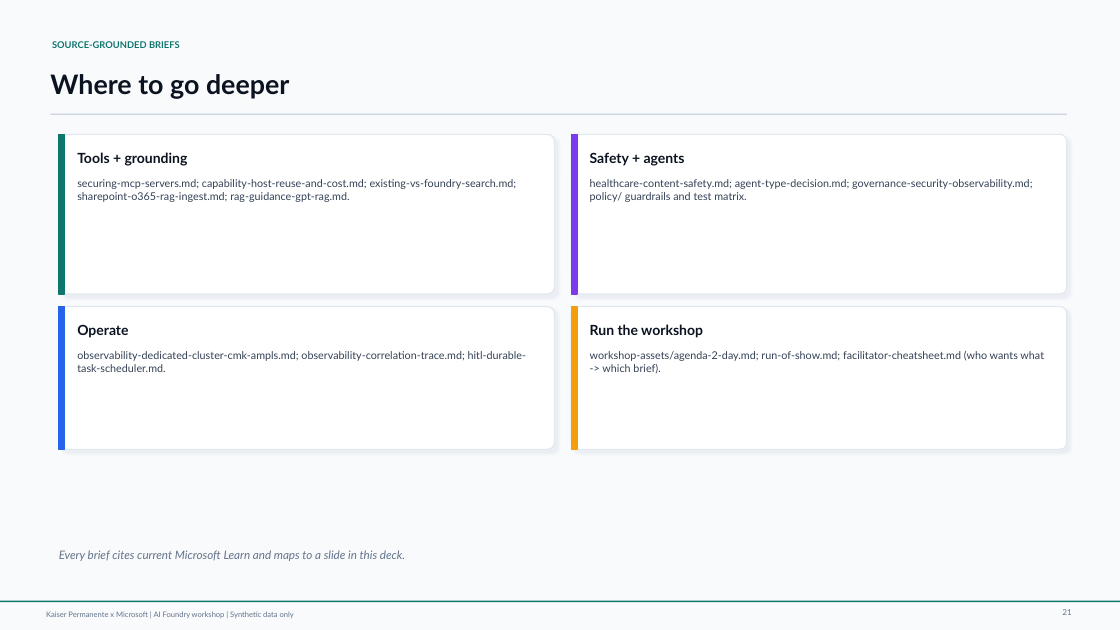
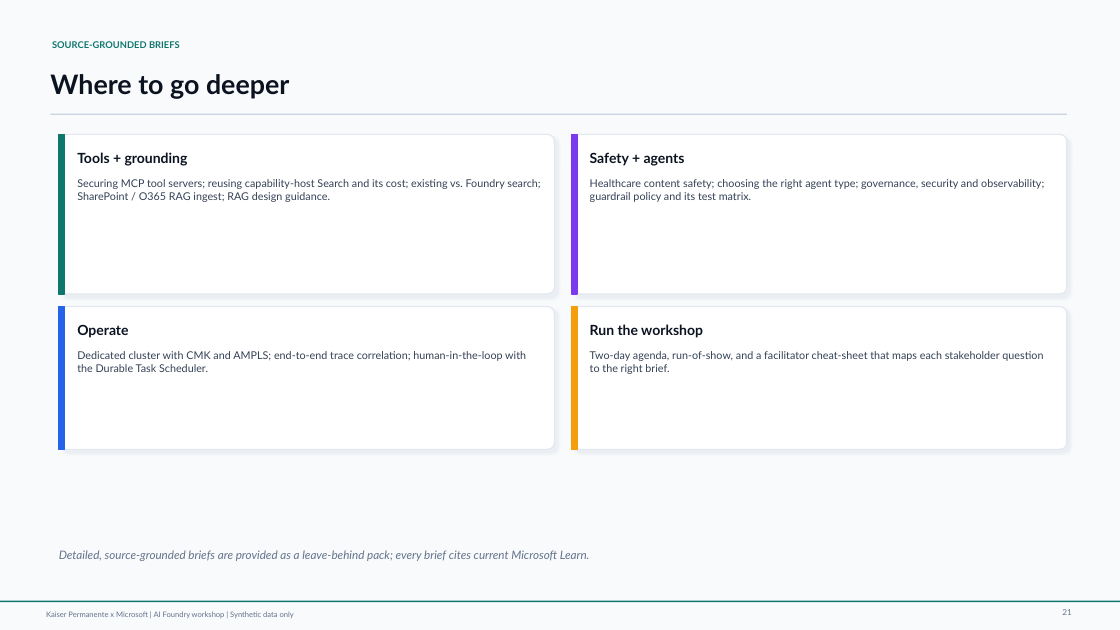
Before and after one commit to clekkas/governed-agents-workshop, a slide deck: slide 21 of workshop-assets/kaiser-consolidated-customer-deck.pptx. Drawn at 1120x630 pixels with LibreOffice and Linux fonts; fonts in the diff are those of the drawing. Boxes give left, top, right and bottom in pixels: in the first picture for what was removed or moved away, otherwise in the second. Text is boxed around its words. In the diff, an @@ line names an element or a change of style, - is before the commit and + after.

```diff
--- a/workshop-assets/kaiser-consolidated-customer-deck.pptx
+++ b/workshop-assets/kaiser-consolidated-customer-deck.pptx
@@ text at box(77, 179, 540, 202): text changed @@
-securing-mcp-servers.md; capability-host-reuse-and-cost.md; existing-vs-foundry-search.md; sharepoint-o365-rag-ingest.md; rag-guidance-gpt-rag.md.
+Securing MCP tool servers; reusing capability-host Search and its cost; existing vs. Foundry search; SharePoint / O365 RAG ingest; RAG design guidance.
@@ text at box(590, 179, 1044, 202): text changed @@
-healthcare-content-safety.md; agent-type-decision.md; governance-security-observability.md; policy/ guardrails and test matrix.
+Healthcare content safety; choosing the right agent type; governance, security and observability; guardrail policy and its test matrix.
@@ text at box(77, 351, 526, 372): text changed @@
-observability-dedicated-cluster-cmk-ampls.md; observability-correlation-trace.md; hitl-durable-task-scheduler.md.
+Dedicated cluster with CMK and AMPLS; end-to-end trace correlation; human-in-the-loop with the Durable Task Scheduler.
@@ text at box(590, 351, 1043, 374): text changed @@
-workshop-assets/agenda-2-day.md; run-of-show.md; facilitator-cheatsheet.md (who wants what -> which brief).
+Two-day agenda, run-of-show, and a facilitator cheat-sheet that maps each stakeholder question to the right brief.
@@ text at box(59, 550, 589, 561): text changed @@
-Every brief cites current Microsoft Learn and maps to a slide in this deck.
+Detailed, source-grounded briefs are provided as a leave-behind pack; every brief cites current Microsoft Learn.
```
Also in this commit, not shown: 1 other slide changed, 1 other file.
